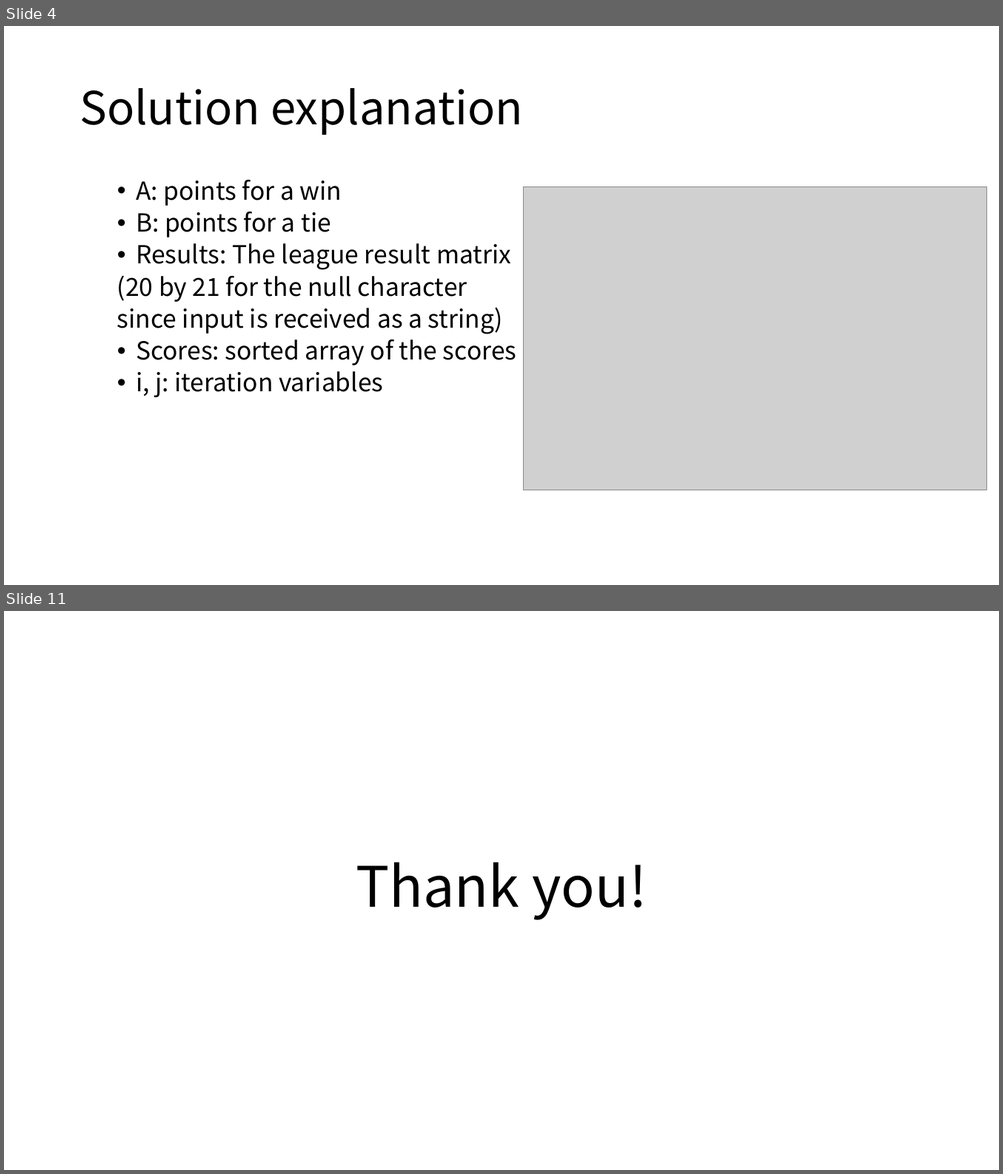
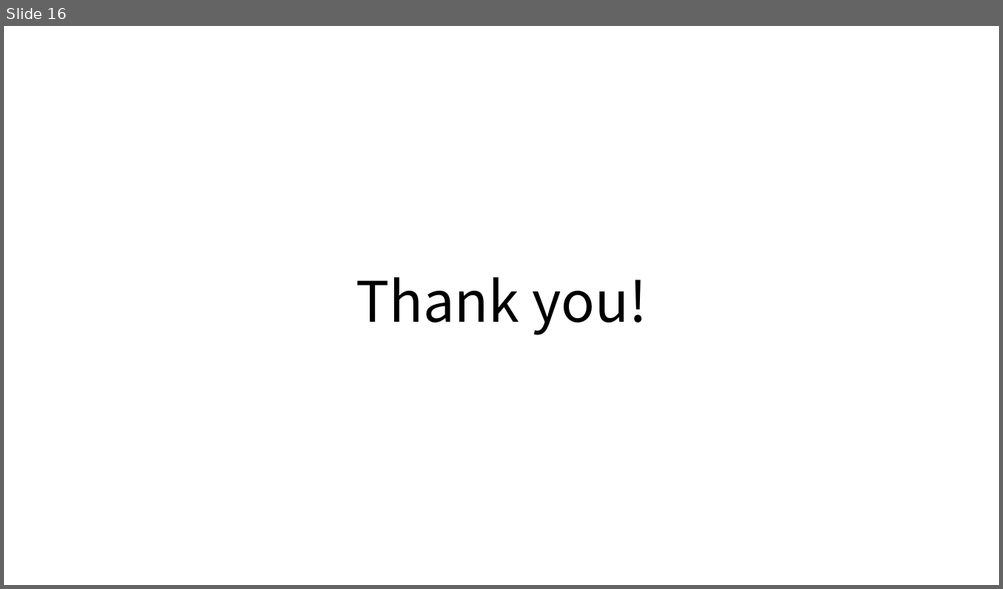
Before and after one commit to gdlee412/Problem-Solving-Techniques, a slide deck: 자료/Report template/Report for exercise or homework.pptx. Shown one above the other, each under a label of ours: slides 4 and 11 before the commit, slide 16 after it; the slides between them are not shown. The pictures are 1003x1174 and 1003x589 pixels, drawn with LibreOffice and Linux fonts; fonts in the diff are those of the drawing; grey boxes stand for pictures. Boxes give left, top, right and bottom in pixels: in the first picture for what was removed or moved away, otherwise in the second. Text is boxed around its words. In the diff, an @@ line names an element or a change of style, - is before the commit and + after.

```diff
--- a/자료/Report template/Report for exercise or homework.pptx
+++ b/자료/Report template/Report for exercise or homework.pptx
@@ slide 4 removed at box(4, 26, 999, 585), background #FFFFFF @@
@@ title removed at box(79, 88, 523, 135) @@
-Solution explanation
@@ text removed at box(117, 180, 516, 397) @@
-  • A: points for a win
-  • B: points for a tie
-  • Results: The league result matrix
-  (20 by 21 for the null character
-  since input is received as a string)
-  • Scores: sorted array of the scores
-  • i, j: iteration variables
@@ picture removed at box(523, 187, 987, 491) @@
@@ what was slide 11 is now slide 16 @@
```
Also in this commit, not shown: 5 slides changed, 10 slides added, 4 other slides removed, 1 other file.
